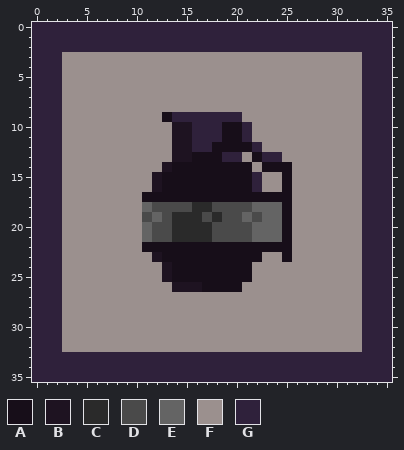
Edited in one commit: pixel-art sprite (img/icons/grenade_box.png). This is how it looked before the edit.
The file is 36x36 pixels. Colours within 5 levels of each other are drawn and written as one.
Palette (. is transparent): A #170e19  B #1e1321  C #2a2a2a  D #4a4a4a  E #646464  F #9b908e  G #2f213b
Pixels before, first column x 0:
 0 GGGGGGGGGGGGGGGGGGGGGGGGGGGGGGGGGGGG
 1 GGGGGGGGGGGGGGGGGGGGGGGGGGGGGGGGGGGG
 2 GGGGGGGGGGGGGGGGGGGGGGGGGGGGGGGGGGGG
 3 GGGFFFFFFFFFFFFFFFFFFFFFFFFFFFFFFGGG
 4 GGGFFFFFFFFFFFFFFFFFFFFFFFFFFFFFFGGG
 5 GGGFFFFFFFFFFFFFFFFFFFFFFFFFFFFFFGGG
 6 GGGFFFFFFFFFFFFFFFFFFFFFFFFFFFFFFGGG
 7 GGGFFFFFFFFFFFFFFFFFFFFFFFFFFFFFFGGG
 8 GGGFFFFFFFFFFFFFFFFFFFFFFFFFFFFFFGGG
 9 GGGFFFFFFFFFFAGGGGGGGFFFFFFFFFFFFGGG
10 GGGFFFFFFFFFFFBBGGGAAGFFFFFFFFFFFGGG
11 GGGFFFFFFFFFFFBBGGGAAGFFFFFFFFFFFGGG
12 GGGFFFFFFFFFFFBBGGAAAAGFFFFFFFFFFGGG
13 GGGFFFFFFFFFFFBBAAAGGFAGGFFFFFFFFGGG
14 GGGFFFFFFFFFFBAAAAAAAAFAAAFFFFFFFGGG
15 GGGFFFFFFFFFBAAAAAAAAAGFFAFFFFFFFGGG
16 GGGFFFFFFFFFBAAAAAAAAAGFFAFFFFFFFGGG
17 GGGFFFFFFFFAAAAAAAAAAAAAAAFFFFFFFGGG
18 GGGFFFFFFFFEDDDDCCDDDDEEEAFFFFFFFGGG
19 GGGFFFFFFFFDEDCCCDCDDEDEEAFFFFFFFGGG
20 GGGFFFFFFFFEDDCCCCDDDDEEEAFFFFFFFGGG
21 GGGFFFFFFFFEDDCCCCDDDDEEEAFFFFFFFGGG
22 GGGFFFFFFFFAAAAAAAAAAAAAAAFFFFFFFGGG
23 GGGFFFFFFFFFBAAAAAAAAAAFFAFFFFFFFGGG
24 GGGFFFFFFFFFFBAAAAAAAAFFFFFFFFFFFGGG
25 GGGFFFFFFFFFFBAAAAAAAAFFFFFFFFFFFGGG
26 GGGFFFFFFFFFFFBBBAAAAFFFFFFFFFFFFGGG
27 GGGFFFFFFFFFFFFFFFFFFFFFFFFFFFFFFGGG
28 GGGFFFFFFFFFFFFFFFFFFFFFFFFFFFFFFGGG
29 GGGFFFFFFFFFFFFFFFFFFFFFFFFFFFFFFGGG
30 GGGFFFFFFFFFFFFFFFFFFFFFFFFFFFFFFGGG
31 GGGFFFFFFFFFFFFFFFFFFFFFFFFFFFFFFGGG
32 GGGFFFFFFFFFFFFFFFFFFFFFFFFFFFFFFGGG
33 GGGGGGGGGGGGGGGGGGGGGGGGGGGGGGGGGGGG
34 GGGGGGGGGGGGGGGGGGGGGGGGGGGGGGGGGGGG
35 GGGGGGGGGGGGGGGGGGGGGGGGGGGGGGGGGGGG
Now the later version:
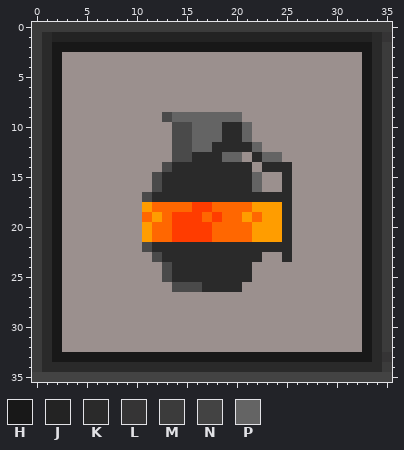
Colours new in this view: H #181818  J #232323  K #2a2a2a  L #353435  M #3b3b3b  N #434343  P #646464
Diff:
Colour B changes from #1e1321 to #4a4a4a.
Colour C changes from #2a2a2a to #ff3c00.
Colour D changes from #4a4a4a to #ff6701.
Colour E changes from #646464 to #ff9d00.
Colour A becomes colour B in row 9 at x 13; in row 17 at x 11; in row 22 at x 11.
Colour G becomes colour H in row 2 at x 2 to 33; in rows 3 to 32 at x 2 and 33; in row 33 at x 2 to 33.
Colour G becomes colour J in row 1 at x 2 to 33.
Colour A becomes colour K in rows 10 to 11 at x 19 to 20; in row 12 at x 18 to 21; in row 13 at x 16 to 18 and 22; in row 14 at x 14 to 21 and 23 to 25; in rows 15 to 16 at x 13 to 21 and 25; in row 17 at x 12 to 25.
Colour A becomes colour K in rows 18 to 21 at x 25; in row 22 at x 12 to 25; in row 23 at x 13 to 22 and 25; in rows 24 to 25 at x 14 to 21; in row 26 at x 17 to 20.
Colour G becomes colour K in rows 1 to 33 at x 1 and 34; in row 34 at x 1 to 34.
Colour G becomes colour L in row 1 at x 35; in row 33 at x 35.
Colour G becomes colour M in row 0 at x 0 to 35; in row 1 at x 0; in rows 2 to 32 at x 0 and 35; in row 33 at x 0; in row 34 at x 0 and 35.
Colour G becomes colour N in row 35 at x 0 to 35.
Colour G becomes colour P in row 9 at x 14 to 20; in rows 10 to 11 at x 16 to 18 and 21; in row 12 at x 16 to 17 and 22; in row 13 at x 19 to 20 and 23 to 24; in rows 15 to 16 at x 22.
Where, in picture pixels (left, top, right, bottom), the same in both pictures:
changed: (32, 22, 392, 382)
